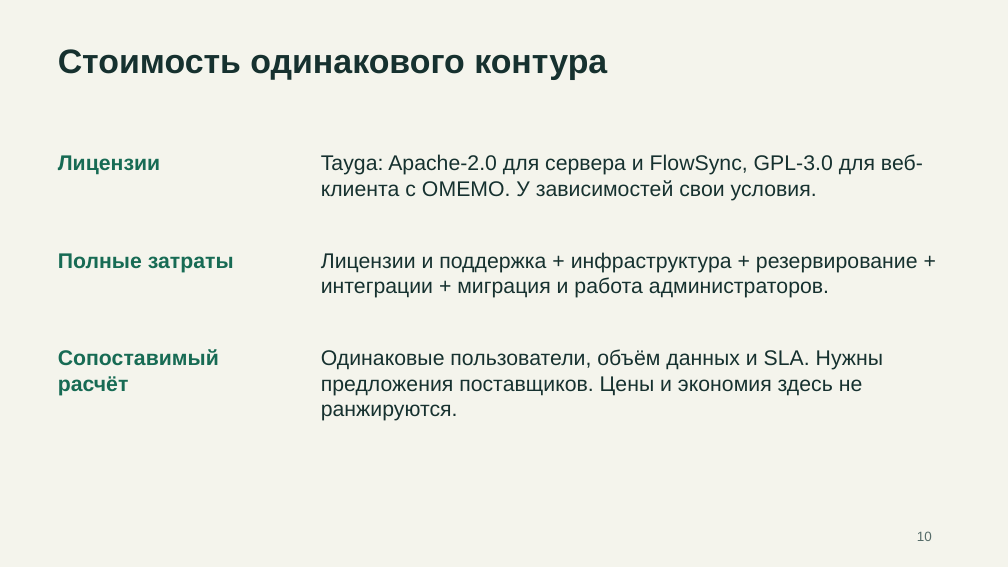
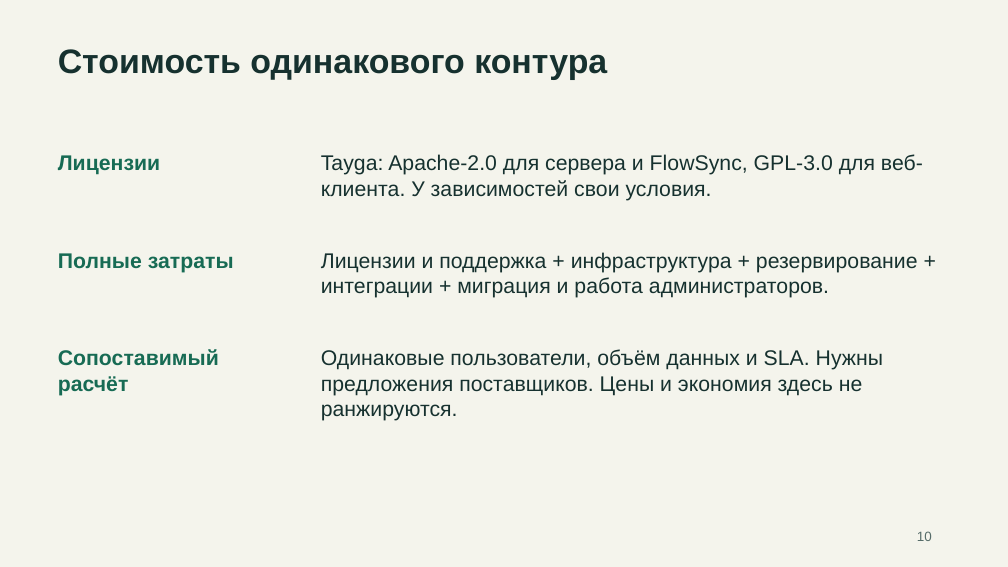
Before and after one commit to rkislov/tayga-mail-server, a slide deck: slide 10 of docs/presentations/tayga-competitors-2026-11-19.pptx. Drawn at 1008x567 pixels with LibreOffice and Linux fonts; fonts in the diff are those of the drawing. Boxes give left, top, right and bottom in pixels: in the first picture for what was removed or moved away, otherwise in the second. Text is boxed around its words. In the diff, an @@ line names an element or a change of style, - is before the commit and + after.

Commit message:
docs: remove obsolete Tayga XMPP and OMEMO claims

```diff
--- a/docs/presentations/tayga-competitors-2026-11-19.pptx
+++ b/docs/presentations/tayga-competitors-2026-11-19.pptx
@@ text at [321, 154, 923, 201]: text changed @@
-Tayga: Apache-2.0 для сервера и FlowSync, GPL-3.0 для веб-клиента с OMEMO. У зависимостей свои условия.
+Tayga: Apache-2.0 для сервера и FlowSync, GPL-3.0 для веб-клиента. У зависимостей свои условия.
```
Also in this commit, not shown: 1 other slide changed, 2 other files.
